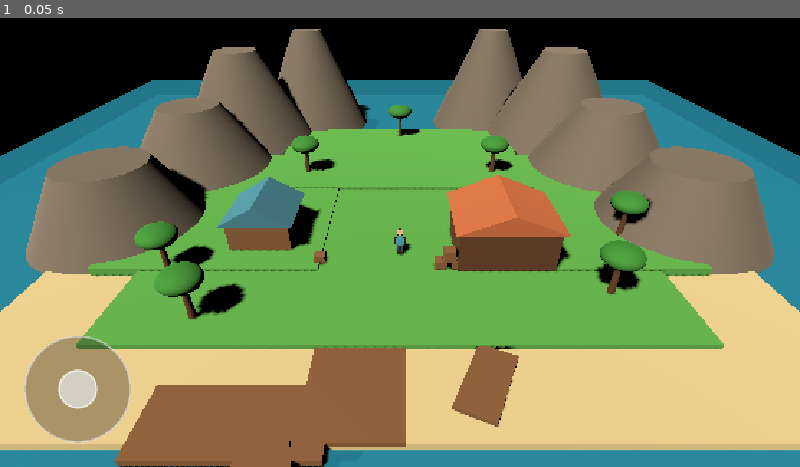
Above: before the commit, frame 1.
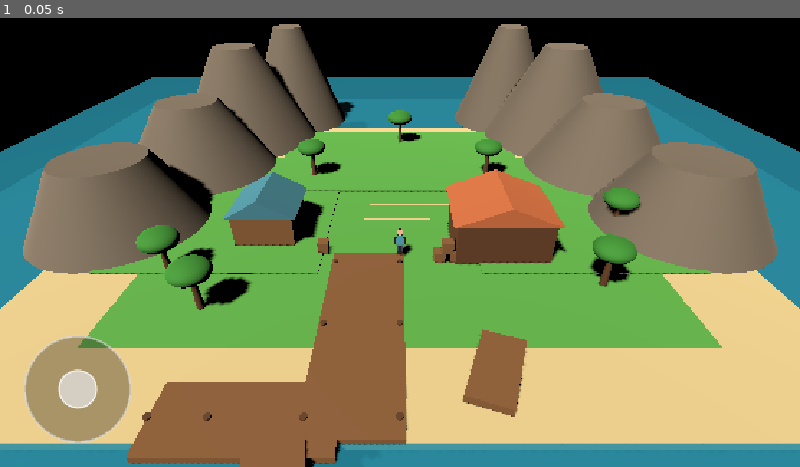
Above: after the commit, the same moment.

Repository: aohmn/GameDemo
Game: Godot game, scene res://scenes/boot/main.tscn
The game is run twice, just before and just after one commit, with the same random seed, the same clock (stepped at 60 frames per second) and the same inputs.
Inputs:
- Up to frame 1 (0.05 s): no input

The runs differ from the first frame. In frame 1, 15% of the frame differs, in the area x 0-100%, y 1-100%.

Commit message:
Đổi map sang harbor_island và hoàn thiện ranh giới, collision đảo nhiệt đới

Diff:
--- a/maps/vietnam_street/map.gd
+++ b/maps/harbor_island/map.gd
@@ -18,6 +18,7 @@
     _make_pier_and_harbor()
     _make_harbor_structures()
     _make_tropical_trees()
+    _make_island_boundaries()
 
 
 func _make_environment() -> void:
@@ -56,25 +57,25 @@
     water_node.material_override = water_mat
     add_child(water_node)
 
-    var seabed_pos := Vector3(0.0, -3.0, 0.0)
+    # Đáy biển sâu - không dùng collider ở đây để tránh làm sàn đi bộ ảo dưới nước
+    var seabed_pos := Vector3(0.0, -4.0, 0.0)
     var seabed_size := Vector3(80.0, 1.0, 80.0)
     _box("Seabed", seabed_pos, seabed_size, Color(0.12, 0.35, 0.42))
-    _add_box_collider("SeabedCollision", seabed_pos, seabed_size)
 
 
 func _make_island_terrain() -> void:
-    # Bờ biển bãi cát bao quanh
-    var beach_pos := Vector3(0.0, -0.05, 5.0)
-    var beach_size := Vector3(44.0, 0.5, 36.0)
+    # Bờ biển bãi cát bao quanh (mặt trên y = 0.0)
+    var beach_pos := Vector3(0.0, -0.25, 4.0)
+    var beach_size := Vector3(44.0, 0.5, 38.0)
     _box("SandyBeach", beach_pos, beach_size, SAND_COLOR)
     _add_box_collider("BeachCollision", beach_pos, beach_size)
 
-    # Cao nguyên cỏ chính trung tâm đảo (người chơi spawn tại z=10.0, y=0.05)
+    # Cao nguyên cỏ trung tâm (mặt trên y = 0.0, khớp vị trí spawn y=0.05 của Player)
     var plateaus: Array[Dictionary] = [
-        {"name": "PlateauCenter", "pos": Vector3(0.0, 0.25, 7.0), "size": Vector3(32.0, 0.6, 22.0)},
-        {"name": "PlateauNorth", "pos": Vector3(0.0, 0.45, -6.0), "size": Vector3(22.0, 0.8, 14.0)},
-        {"name": "PlateauWest", "pos": Vector3(-12.0, 0.35, 3.0), "size": Vector3(14.0, 0.7, 18.0)},
-        {"name": "PlateauEast", "pos": Vector3(12.0, 0.35, 3.0), "size": Vector3(14.0, 0.7, 18.0)},
+        {"name": "PlateauCenter", "pos": Vector3(0.0, -0.2, 7.0), "size": Vector3(32.0, 0.4, 22.0)},
+        {"name": "PlateauNorth", "pos": Vector3(0.0, -0.1, -6.0), "size": Vector3(22.0, 0.6, 14.0)},
+        {"name": "PlateauWest", "pos": Vector3(-12.0, -0.15, 3.0), "size": Vector3(14.0, 0.5, 18.0)},
+        {"name": "PlateauEast", "pos": Vector3(12.0, -0.15, 3.0), "size": Vector3(14.0, 0.5, 18.0)},
     ]
     for p in plateaus:
         _box(p["name"], p["pos"], p["size"], GRASS_COLOR)
@@ -82,16 +83,17 @@
 
 
 func _make_mountains() -> void:
-    # Núi và bờ đá ôm cánh cung tạo vịnh tự nhiên, chừa cửa biển ở phía Bắc (Z < -15)
+    # Dãy núi và vách đá bao quanh vịnh, chừa cửa biển rộng 12m ở chính Bắc (-6 <= X <= 6, Z < -15)
     var cliffs: Array[Dictionary] = [
+        # Dãy núi phía Tây
         {"pos": Vector3(-18.0, 3.0, -4.0), "r_top": 2.5, "r_bot": 6.5, "h": 6.0},
         {"pos": Vector3(-16.0, 4.5, -12.0), "r_top": 2.0, "r_bot": 7.0, "h": 9.0},
-        {"pos": Vector3(-10.0, 5.0, -18.0), "r_top": 1.5, "r_bot": 6.0, "h": 10.0},
+        {"pos": Vector3(-12.0, 5.0, -18.0), "r_top": 1.5, "r_bot": 5.5, "h": 10.0},
+        {"pos": Vector3(-20.0, 2.5, 6.0), "r_top": 3.0, "r_bot": 6.0, "h": 5.0},
+        # Dãy núi phía Đông
         {"pos": Vector3(18.0, 3.0, -4.0), "r_top": 2.5, "r_bot": 6.5, "h": 6.0},
         {"pos": Vector3(16.0, 4.5, -12.0), "r_top": 2.0, "r_bot": 7.0, "h": 9.0},
-        {"pos": Vector3(10.0, 5.0, -18.0), "r_top": 1.5, "r_bot": 6.0, "h": 10.0},
-        # Đồi chắn gió phía Tây và Đông
-        {"pos": Vector3(-20.0, 2.5, 6.0), "r_top": 3.0, "r_bot": 6.0, "h": 5.0},
+        {"pos": Vector3(12.0, 5.0, -18.0), "r_top": 1.5, "r_bot": 5.5, "h": 10.0},
         {"pos": Vector3(20.0, 2.5, 6.0), "r_top": 3.0, "r_bot": 6.0, "h": 5.0},
     ]
 
@@ -118,22 +120,22 @@
 
 
 func _make_pier_and_harbor() -> void:
-    # Cầu tàu chính bằng gỗ vươn dài ra vịnh nước phía trước (từ bến cảng ra phía Nam/Tây)
-    var main_pier_pos := Vector3(-2.0, 0.15, 17.5)
-    var main_pier_size := Vector3(4.5, 0.35, 11.0)
+    # Cầu tàu vươn từ bờ cát (z=10 đến z=23) tạo kết nối liền mạch với đất liền
+    var main_pier_pos := Vector3(-2.0, 0.05, 16.5)
+    var main_pier_size := Vector3(4.5, 0.3, 13.0)
     _box("MainPierPlanks", main_pier_pos, main_pier_size, WOOD_COLOR)
     _add_box_collider("MainPierCol", main_pier_pos, main_pier_size)
 
-    # Cầu tàu nhánh chữ T tạo khu neo đậu thuyền (docking bay)
-    var t_pier_pos := Vector3(-7.0, 0.15, 22.0)
-    var t_pier_size := Vector3(8.0, 0.35, 3.5)
+    # Cầu tàu ngang chữ T bến đỗ thuyền
+    var t_pier_pos := Vector3(-6.5, 0.05, 22.0)
+    var t_pier_size := Vector3(8.0, 0.3, 3.5)
     _box("TPierPlanks", t_pier_pos, t_pier_size, WOOD_COLOR)
     _add_box_collider("TPierCol", t_pier_pos, t_pier_size)
 
-    # Cọc gỗ cầu tàu cắm xuống nước
+    # Cọc gỗ cầu tàu
     var post_positions: Array[Vector3] = [
-        Vector3(-4.0, -0.4, 13.0), Vector3(0.0, -0.4, 13.0),
-        Vector3(-4.0, -0.4, 17.5), Vector3(0.0, -0.4, 17.5),
+        Vector3(-4.0, -0.4, 11.0), Vector3(0.0, -0.4, 11.0),
+        Vector3(-4.0, -0.4, 16.5), Vector3(0.0, -0.4, 16.5),
         Vector3(-4.0, -0.4, 22.0), Vector3(0.0, -0.4, 22.0),
         Vector3(-8.0, -0.4, 22.0), Vector3(-10.5, -0.4, 22.0),
     ]
@@ -144,9 +146,9 @@
         post.height = 1.4
         _mesh("PierPost", post, p, WOOD_DARK)
 
-    # Thuyền gỗ neo đậu mẫu tại vịnh
-    _boat("DockedBoat1", Vector3(-5.0, 0.05, 25.0), Vector3(2.2, 0.8, 4.5), 15.0)
-    _boat("DockedBoat2", Vector3(4.0, 0.05, 20.0), Vector3(2.0, 0.75, 4.0), -25.0)
+    # Thuyền gỗ neo đậu
+    _boat("DockedBoat1", Vector3(-4.5, 0.05, 25.5), Vector3(2.4, 0.8, 4.5), 10.0)
+    _boat("DockedBoat2", Vector3(4.5, 0.05, 19.5), Vector3(2.2, 0.75, 4.2), -20.0)
 
 
 func _boat(b_name: String, pos: Vector3, size: Vector3, rot_y: float) -> void:
@@ -173,14 +175,12 @@
 
 
 func _make_harbor_structures() -> void:
-    # Nhà kho bến cảng (Harbor Warehouse) và chòi điều hành
-    _building("FisheryWarehouse", Vector3(6.5, 1.8, 9.5), Vector3(6.0, 2.8, 5.0), WOOD_DARK, ROOF_COLOR)
-    _building("BaitHut", Vector3(-9.0, 1.5, 8.0), Vector3(4.0, 2.2, 4.0), WOOD_COLOR, Color(0.28, 0.55, 0.65))
-
-    # Thùng gỗ chứa đồ và thùng phi ven cảng
+    _building("FisheryWarehouse", Vector3(6.5, 1.4, 8.5), Vector3(6.0, 2.8, 5.0), WOOD_DARK, ROOF_COLOR)
+    _building("BaitHut", Vector3(-9.0, 1.1, 7.0), Vector3(4.0, 2.2, 4.0), WOOD_COLOR, Color(0.28, 0.55, 0.65))
+
     var crates: Array[Vector3] = [
-        Vector3(2.5, 0.75, 11.5), Vector3(3.5, 0.75, 11.5),
-        Vector3(3.0, 1.45, 11.5), Vector3(-5.0, 0.75, 11.0)
+        Vector3(2.5, 0.35, 10.5), Vector3(3.5, 0.35, 10.5),
+        Vector3(3.0, 1.05, 10.5), Vector3(-5.0, 0.35, 9.5)
     ]
     var c_idx := 0
     for cr in crates:
@@ -191,11 +191,9 @@
 
 
 func _building(b_name: String, pos: Vector3, size: Vector3, wall_color: Color, roof_color: Color) -> void:
-    # Thân nhà
     _box(b_name + "Wall", pos, size, wall_color)
     _add_box_collider(b_name + "Col", pos, size)
 
-    # Mái nhà dốc
     var roof := PrismMesh.new()
     roof.size = Vector3(size.x + 0.6, 1.3, size.z + 0.6)
     var roof_pos := pos + Vector3(0.0, size.y * 0.5 + 0.65, 0.0)
@@ -203,15 +201,14 @@
 
 
 func _make_tropical_trees() -> void:
-    # Hàng dừa và cây nhiệt đới ven bờ biển và sườn đồi
     var tree_locs: Array[Vector3] = [
-        Vector3(-14.0, 0.6, 12.0),
-        Vector3(-11.0, 0.6, 16.0),
-        Vector3(12.0, 0.6, 14.0),
-        Vector3(15.0, 0.6, 8.0),
-        Vector3(8.0, 0.8, -2.0),
-        Vector3(-8.0, 0.8, -2.0),
-        Vector3(0.0, 0.9, -11.0),
+        Vector3(-14.0, 0.0, 12.0),
+        Vector3(-11.0, 0.0, 15.0),
+        Vector3(12.0, 0.0, 13.0),
+        Vector3(15.0, 0.0, 7.0),
+        Vector3(7.5, 0.2, -2.0),
+        Vector3(-7.5, 0.2, -2.0),
+        Vector3(0.0, 0.2, -10.0),
     ]
 
     var t_idx := 0
@@ -228,7 +225,6 @@
         crown.height = 1.3
         _mesh("PalmCrown_" + str(t_idx), crown, loc + Vector3(0.0, 2.5, 0.0), LEAF_COLOR)
 
-        # Collider thân cây
         var body := StaticBody3D.new()
         body.name = "TreeCol_" + str(t_idx)
         body.position = loc + Vector3(0.0, 1.2, 0.0)
@@ -241,6 +237,28 @@
         add_child(body)
 
 
+func _make_island_boundaries() -> void:
+    # Ranh giới ngăn Player rơi khỏi mép đảo và cầu tàu
+    var wall_h := 3.0
+    var bounds: Array[Dictionary] = [
+        # Mép ngoài đại dương phía Tây và Đông
+        {"name": "BoundWest", "pos": Vector3(-23.0, 1.5, 3.0), "size": Vector3(1.0, wall_h, 40.0)},
+        {"name": "BoundEast", "pos": Vector3(23.0, 1.5, 3.0), "size": Vector3(1.0, wall_h, 40.0)},
+        # Mép bờ Nam (khu mặt nước bến cảng hai bên cầu tàu)
+        {"name": "BoundSouthLeft", "pos": Vector3(-16.0, 1.5, 23.5), "size": Vector3(14.0, wall_h, 1.0)},
+        {"name": "BoundSouthRight", "pos": Vector3(11.0, 1.5, 23.5), "size": Vector3(24.0, wall_h, 1.0)},
+        # Lan can vô hình giới hạn đầu cầu tàu và rìa cầu tàu T
+        {"name": "BoundPierTNorth", "pos": Vector3(-6.5, 1.5, 20.0), "size": Vector3(5.0, wall_h, 0.5)},
+        {"name": "BoundPierTSouth", "pos": Vector3(-6.5, 1.5, 24.0), "size": Vector3(8.5, wall_h, 0.5)},
+        {"name": "BoundPierTWest", "pos": Vector3(-11.0, 1.5, 22.0), "size": Vector3(0.5, wall_h, 4.0)},
+        {"name": "BoundPierTEast", "pos": Vector3(0.5, 1.5, 17.5), "size": Vector3(0.5, wall_h, 13.0)},
+        # Cửa biển phía Bắc: vách ranh giới ngăn rơi ra biển sâu
+        {"name": "BoundNorthChannel", "pos": Vector3(0.0, 1.5, -15.5), "size": Vector3(14.0, wall_h, 1.0)},
+    ]
+    for b in bounds:
+        _add_box_collider(b["name"], b["pos"], b["size"])
+
+
 func _add_box_collider(node_name: String, pos: Vector3, size: Vector3) -> void:
     var body := StaticBody3D.new()
     body.name = node_name
--- /dev/null
+++ b/maps/harbor_island/map.tscn
@@ -0,0 +1,6 @@
+[gd_scene load_steps=2 format=3]
+
+[ext_resource type="Script" path="res://maps/harbor_island/map.gd" id="1"]
+
+[node name="HarborIsland" type="Node3D"]
+script = ExtResource("1")
--- a/maps/vietnam_street/map.tscn
+++ /dev/null
@@ -1,6 +0,0 @@
-[gd_scene load_steps=2 format=3]
-
-[ext_resource type="Script" path="res://maps/vietnam_street/map.gd" id="1"]
-
-[node name="VietnamStreet" type="Node3D"]
-script = ExtResource("1")
--- a/scenes/boot/main.gd
+++ b/scenes/boot/main.gd
@@ -44,9 +44,9 @@
     _map_manager.name = "MapManager"
     add_child(_map_manager)
 
-    var loaded := bool(_map_manager.call("load_map", "vietnam_street"))
+    var loaded := bool(_map_manager.call("load_map", "harbor_island"))
     if not loaded:
-        push_error("Không thể tải map vietnam_street.")
+        push_error("Không thể tải map harbor_island.")
 
 
 func _create_player() -> void:
--- a/scenes/boot/map_manager.gd
+++ b/scenes/boot/map_manager.gd
@@ -1,7 +1,7 @@
 extends Node3D
 
 const MAP_SCENES: Dictionary = {
-	"vietnam_street": preload("res://maps/vietnam_street/map.tscn"),
+	"harbor_island": preload("res://maps/harbor_island/map.tscn"),
 }
 
 var current_map_id: String = ""
Renamed: maps/vietnam_street/map.gd.uid -> maps/harbor_island/map.gd.uid
Not shown, changed: CHANGELOG.md
